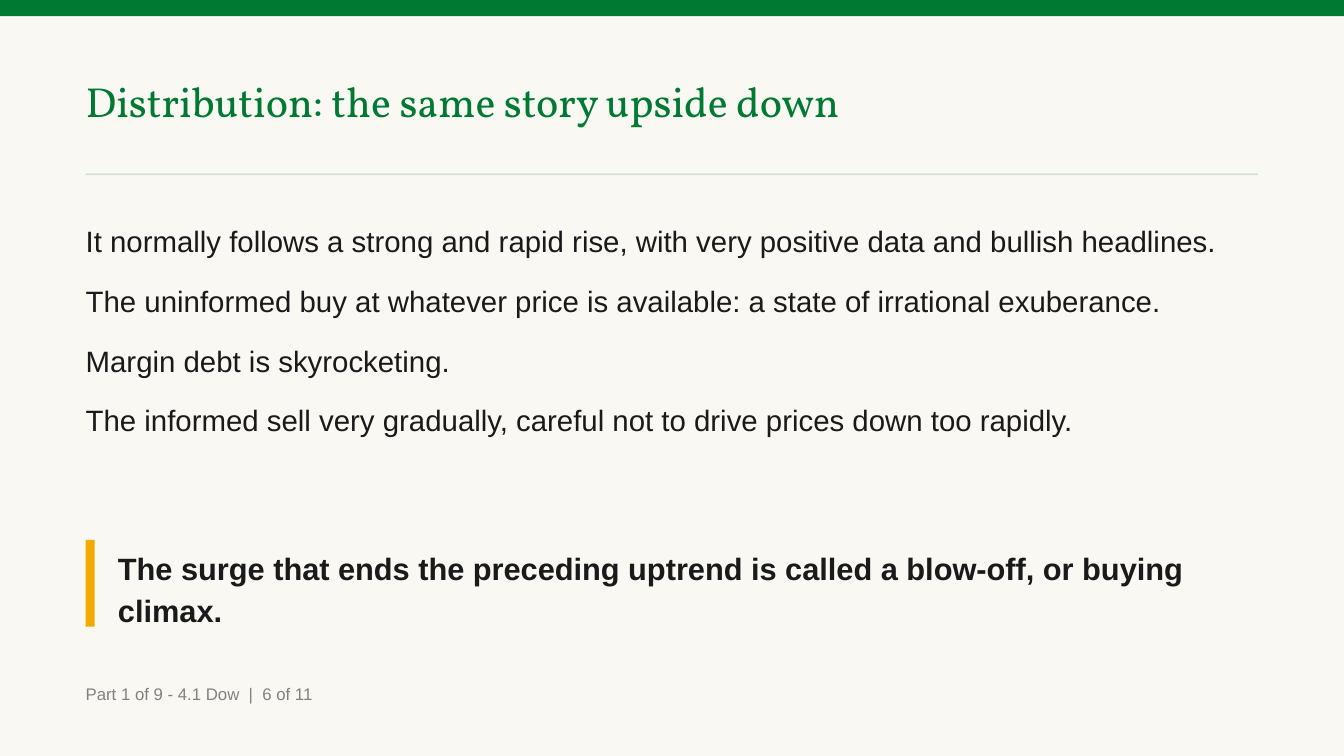
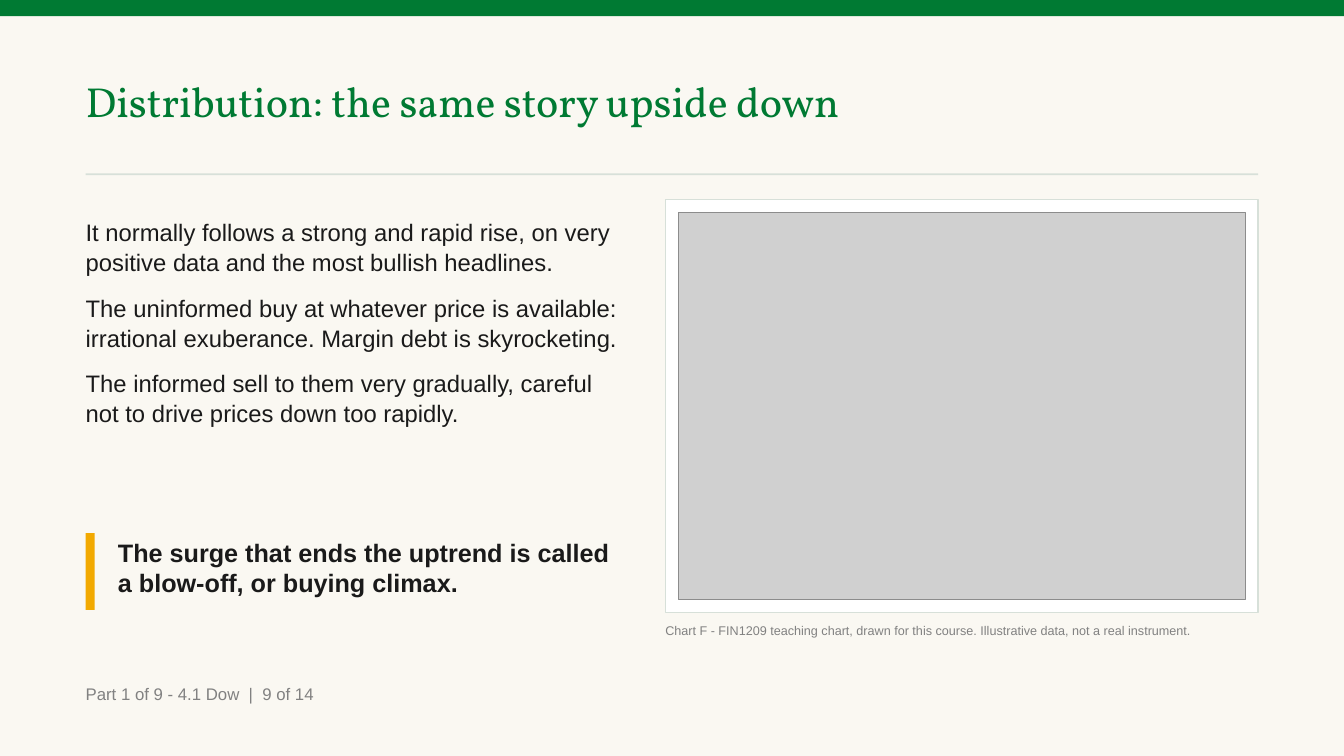
Before and after one commit to benjiesotelo-sudo/Telos_FIN1209, a slide deck: slide 12 of chapter-04/FIN1209-Chapter-04.pptx (slide 9 before the commit). Drawn at 1344x756 pixels with LibreOffice and Linux fonts; fonts in the diff are those of the drawing; grey boxes stand for pictures. Boxes give left, top, right and bottom in pixels: in the first picture for what was removed or moved away, otherwise in the second. Text is boxed around its words. In the diff, an @@ line names an element or a change of style, - is before the commit and + after.

Commit message:
Revise Chapter 4 after the instructor's review: a picture beside every idea
The instructor opened the first build, 46 slides, and sent it back for three
reasons. This is the second build, 79 slides and 136 minutes at the
calibrated rate, against 188 and 219 for Chapter 3.

1. Slides with no picture could not be taught from. Every teaching slide but
   one now has a picture beside it: a book figure where the book has one,
   otherwise one of eighteen charts of our own, lettered A to R. Ten of them
   carry section 4.1, where the book spends three pages on who buys and who
   sells in each phase with no figure at all.

2. A check showed its answer on the question slide, which cannot be
   presented. Every check is a question slide and then a reveal slide again,
   as in Chapters 1 to 3, and the same-slide renderer is removed from
   deckkit.

3. It taught less than the book does. All 32 of the book's figures are now
   placed, each with what the book says about it, against 19 before.
   Section 4.2 teaches every one of the book's pattern lists, with the
   shapes sketched from the one line descriptions in the book's own Chapter
   13, and the book's worked example of one ascending triangle in three
   locations. Eleven checks, up from eight.

Where a section uses a tool the book has not taught yet, the slide stops
where the book stops and says so in a caption.

chartkit gains two forms, annotated and gallery, drawn at the size of a
Pair's picture column. Both editions of Chapters 1 to 3 rebuild byte for
byte and their six PDFs are identical by text.

The committed deck embeds exactly the eighteen charts this build drew and a
placeholder for every book figure.

```diff
--- a/chapter-04/FIN1209-Chapter-04.pptx
+++ b/chapter-04/FIN1209-Chapter-04.pptx
@@ rectangle added at (x1=665, y1=200, x2=1258, y2=613), fill #FFFFFF, outline #D7E0D9 1 pt @@
@@ text at (x1=86, y1=223, x2=617, y2=427): text changed; size 21 to 17 pt @@
-It normally follows a strong and rapid rise, with very positive data and bullish headlines.
-The uninformed buy at whatever price is available: a state of irrational exuberance.
-Margin debt is skyrocketing.
-The informed sell very gradually, careful not to drive prices down too rapidly.
+It normally follows a strong and rapid rise, on very positive data and the most bullish headlines.
+The uninformed buy at whatever price is available: irrational exuberance. Margin debt is skyrocketing.
+The informed sell to them very gradually, careful not to drive prices down too rapidly.
@@ picture added at (x1=679, y1=213, x2=1245, y2=600) @@
@@ rectangle resized from (x1=86, y1=539, x2=95, y2=626) to (x1=86, y1=533, x2=95, y2=610) @@
@@ text at (x1=118, y1=543, x2=609, y2=598): text changed; size 22 to 18 pt @@
-The surge that ends the preceding uptrend is called a blow-off, or buying climax.
+The surge that ends the uptrend is called a blow-off, or buying climax.
@@ text added at (x1=665, y1=626, x2=1190, y2=638), 9 pt, text #818181 @@
+Chart F - FIN1209 teaching chart, drawn for this course. Illustrative data, not a real instrument.
@@ text at (x1=86, y1=688, x2=314, y2=700): text changed @@
-Part 1 of 9 - 4.1 Dow | 6 of 11
+Part 1 of 9 - 4.1 Dow | 9 of 14
```
Also in this commit, not shown: 40 other slides changed, 33 slides added, 10 other files.
